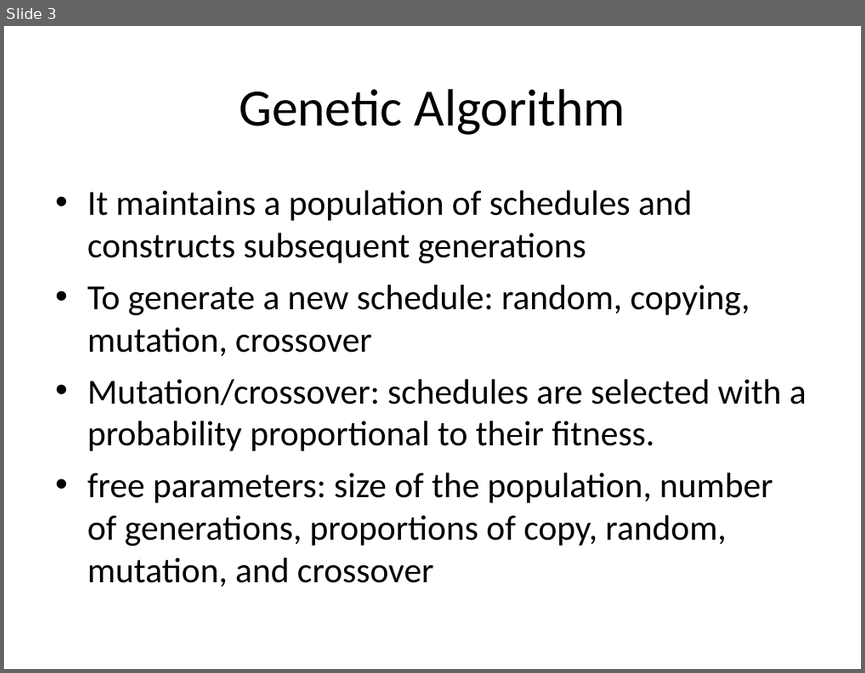
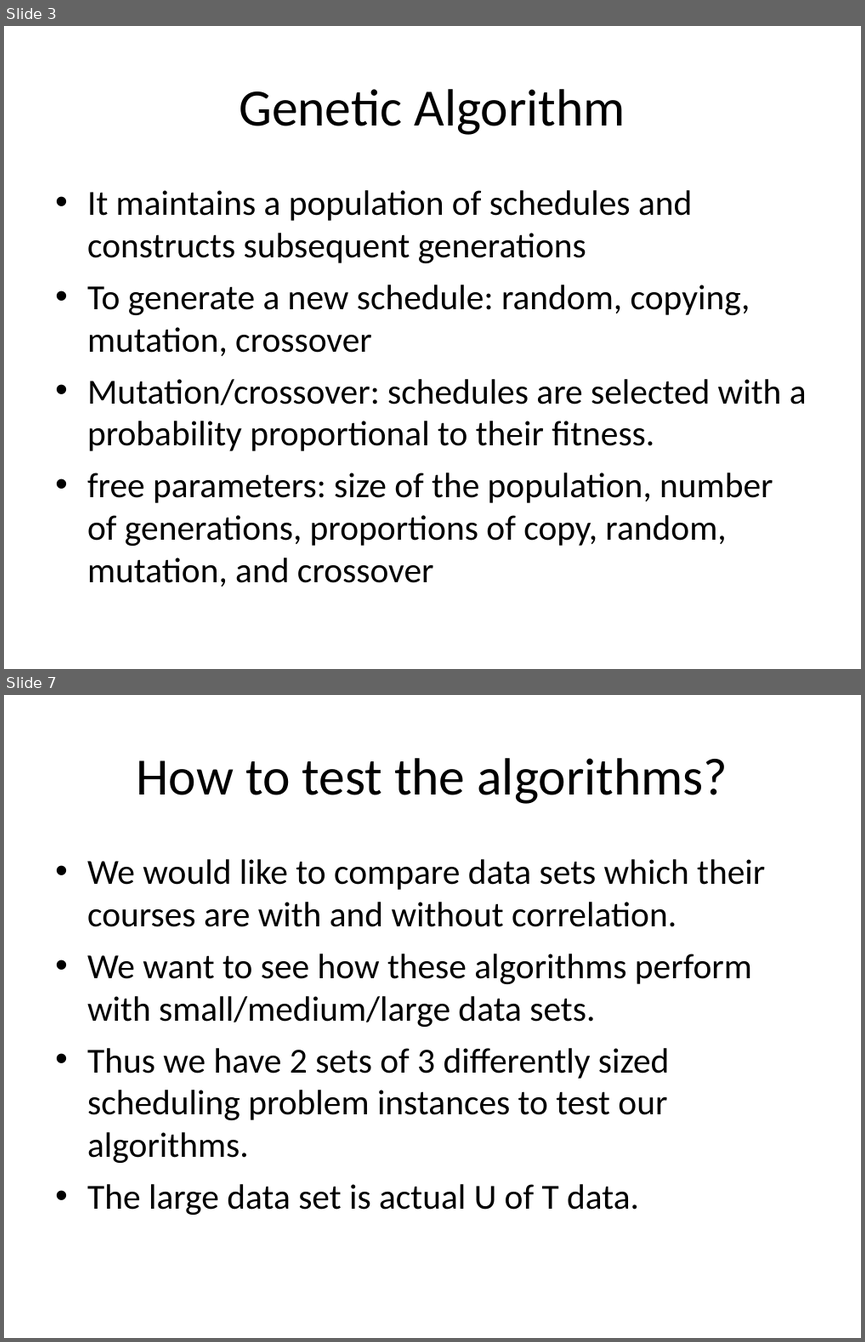
Before and after one commit to akokcam/csc384-genetic-algorithms-project, a slide deck: GA_TestBench/Data Files/presentation.ppt. Shown one above the other, each under a label of ours: slide 3 before the commit, slides 3 and 7 after it; the slides between them are not shown. The pictures are 865x673 and 865x1342 pixels, drawn with LibreOffice and Linux fonts; fonts in the diff are those of the drawing. Boxes give left, top, right and bottom in pixels: in the first picture for what was removed or moved away, otherwise in the second. Text is boxed around its words. In the diff, an @@ line names an element or a change of style, - is before the commit and + after.

```diff
--- a/GA_TestBench/Data Files/presentation.ppt
+++ b/GA_TestBench/Data Files/presentation.ppt
@@ slide 7 added at box(4, 695, 861, 1338), background #FFFFFF @@
@@ title added at box(136, 758, 727, 804), 44 pt, text #000000 @@
+How to test the algorithms?
@@ text added at box(87, 859, 765, 1214), 29.6 pt, text #000000 @@
+• We would like to compare data sets which their courses are with and without correlation.
+• We want to see how these algorithms perform with small/medium/large data sets.
+• Thus we have 2 sets of 3 differently sized scheduling problem instances to test our algorithms.
+• The large data set is actual U of T data.
```
Also in this commit, not shown: 2 slides changed, 2 other slides added, 1 slide removed.
